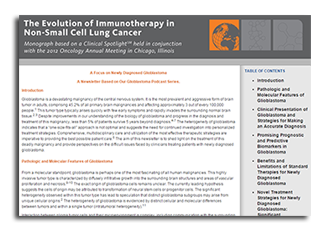
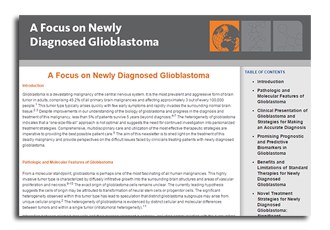
Revision of a layered 330 x 230 image; what changed, layer by layer:
renamed "Layer 13" to "Layer 14", painted on it over [19, 15, 311, 216]
